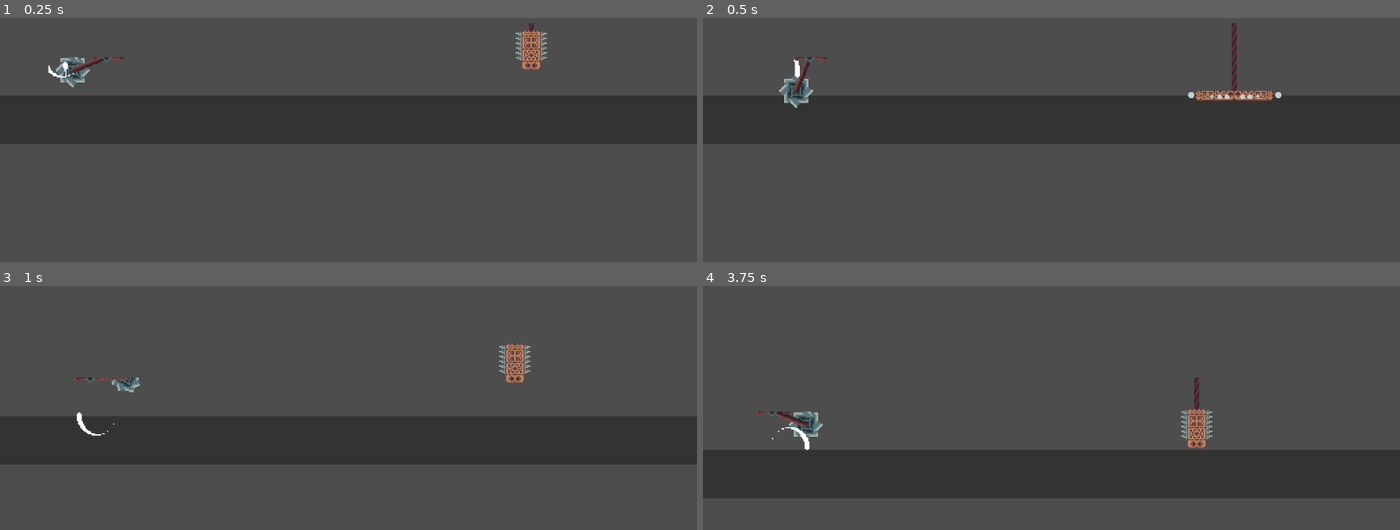
Above: before the commit, frames 1-4 (two rows, left to right).
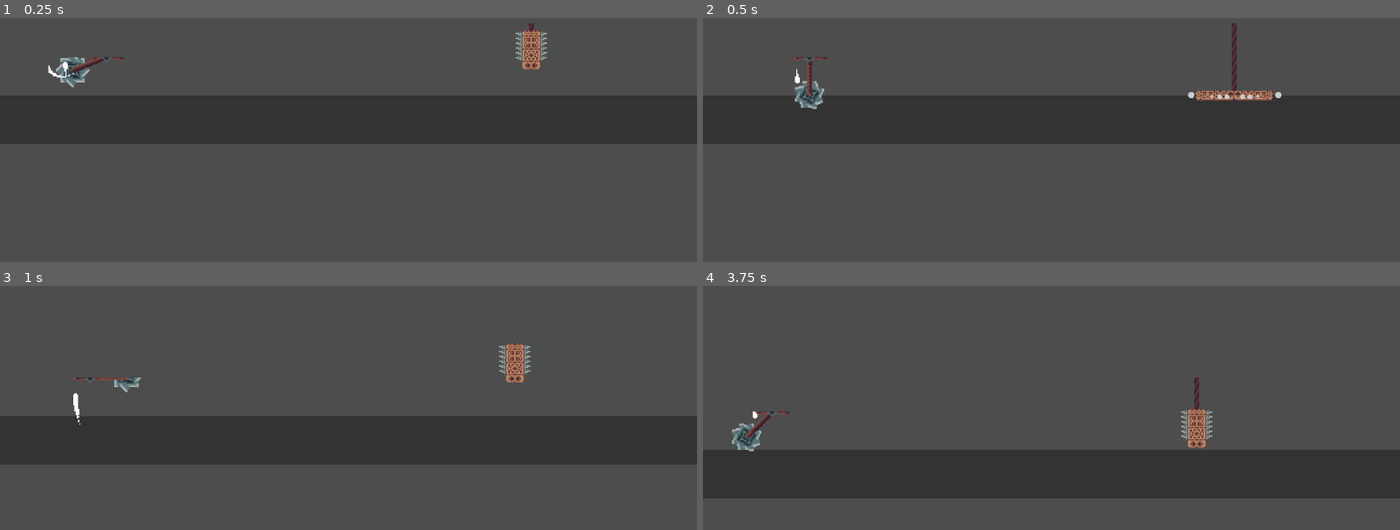
Above: after the commit, the same moments.

Repository: LakshyaChahar/CrimsonClaw
Game: Godot game, scene res://Scenes/Levels/dummy_level.tscn
Two runs of this game, one before a commit and one after it. Both use one fixed random seed, a clock stepped at 60 frames per second and the inputs below. The engine's default icon, where the game draws it, is replaced by a stand-in: a white triangle on a blue panel in a dark square.
Inputs (mouse positions are in pixels of both pictures, inside the frame that each line leads up to):
- Up to frame 1 (0.25 s): no input
- Up to frame 2 (0.5 s): no input
- Up to frame 3 (1 s): tap Enter (ui_accept) at 0.5 s; move the mouse to (313, 427) at 0.52 s; hold D (move_right) from 0.53 s (still down); click (313, 427) at 0.6 s; tap Space (jump) at 0.77 s
- Up to frame 4 (3.75 s): move the mouse to (1260, 408) at 1.27 s; tap Shift (dash) at 1.35, 2.85 s; tap Space (jump) at 1.52, 3.02 s; move the mouse to (842, 290) at 2.02 s; release D (move_right) at 2.03 s; hold A (move_left) from 2.03 s (still down); click (842, 290) at 2.1 s; move the mouse to (1086, 349) at 2.77 s; move the mouse to (outside the picture) at 3.52 s; click (outside the picture) at 3.6 s

Frame 1 is identical in both runs. In frame 2, 0.7% of the frame differs, in the area x 10-18%, y 16-38%; in frame 3, 0.3%; in frame 4, 0.8%, in the area x 4-18%, y 51-68%.

Commit message:
Fix saw trap animation

Diff:
--- a/Scenes/Entities/Traps/saw_trap.tscn
+++ b/Scenes/Entities/Traps/saw_trap.tscn
@@ -141,8 +141,8 @@
 radius = 14.0
 
 [sub_resource type="Animation" id="Animation_uvi7s"]
-length = 12.6
-loop_mode = 2
+length = 17.0
+loop_mode = 1
 tracks/0/type = "value"
 tracks/0/imported = false
 tracks/0/enabled = true
@@ -210,4 +210,4 @@
 [node name="AnimationPlayer" type="AnimationPlayer" parent="." unique_id=411973817]
 libraries/ = SubResource("AnimationLibrary_8jtsm")
 autoplay = &"RESET"
-speed_scale = 9.0
+speed_scale = 10.0
